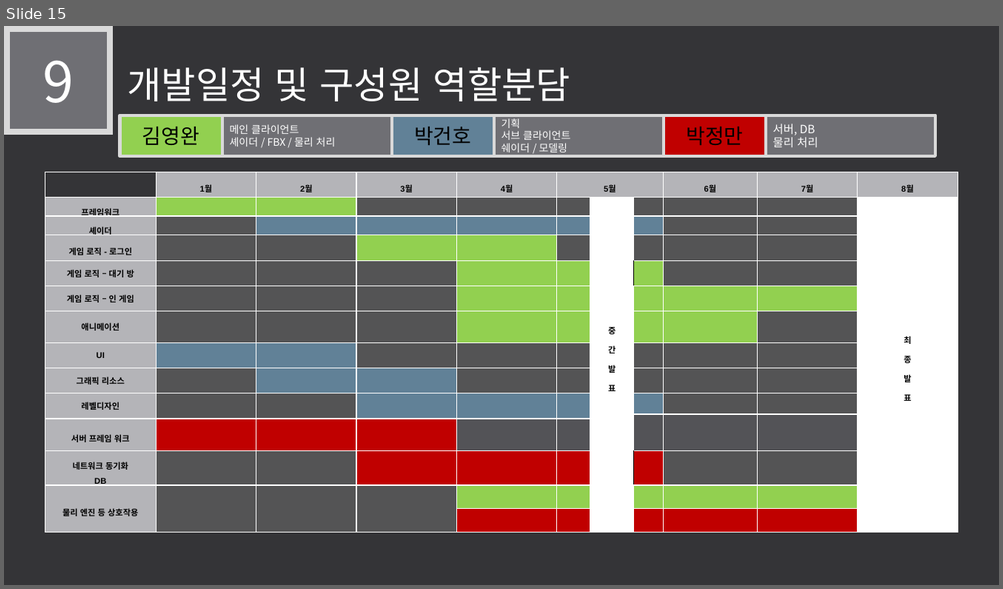
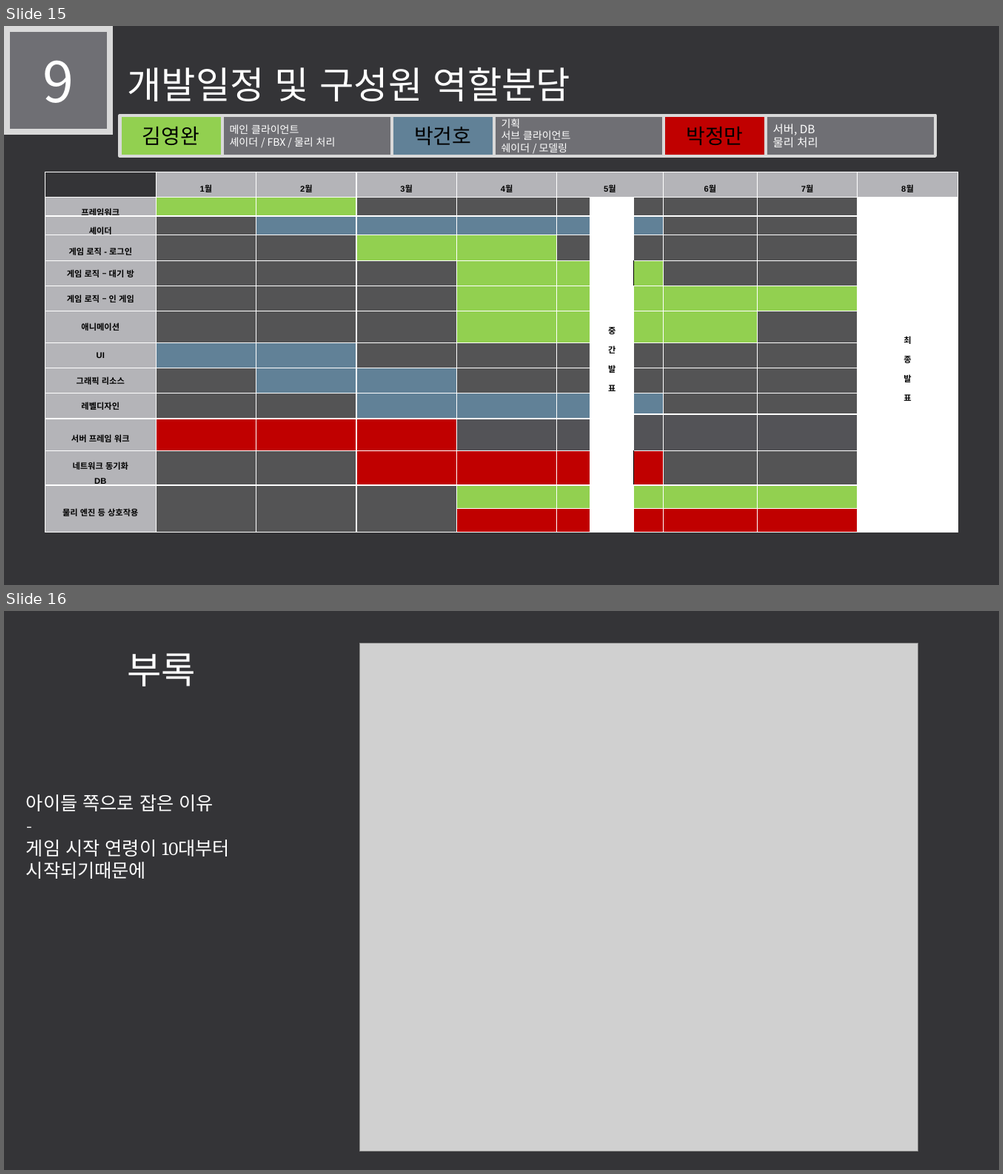
Before and after one commit to LEGO0937/Our_Project, a slide deck: 기획단계/졸작 제안서_α.pptx. Shown one above the other, each under a label of ours: slide 15 before the commit, slides 15 and 16 after it. The pictures are 1003x589 and 1003x1174 pixels, drawn with LibreOffice and Linux fonts; fonts in the diff are those of the drawing; grey boxes stand for pictures. Boxes give left, top, right and bottom in pixels: in the first picture for what was removed or moved away, otherwise in the second. Text is boxed around its words. In the diff, an @@ line names an element or a change of style, - is before the commit and + after.

```diff
--- a/기획단계/졸작 제안서_α.pptx
+++ b/기획단계/졸작 제안서_α.pptx
@@ slide 16 added at bbox=[4, 611, 999, 1170], background #353537 @@
@@ text added at bbox=[127, 653, 196, 686], 36 pt, text #FFFFFF @@
+부록
@@ picture added at bbox=[360, 643, 918, 1152] @@
@@ text added at bbox=[26, 795, 230, 879], 18 pt, text #FFFFFF @@
+아이들 쪽으로 잡은 이유
+-
+게임 시작 연령이 10대부터 시작되기때문에
```
Also in this commit, not shown: 7 slides changed, 1 other slide added, 1 slide removed, 1 other file.
